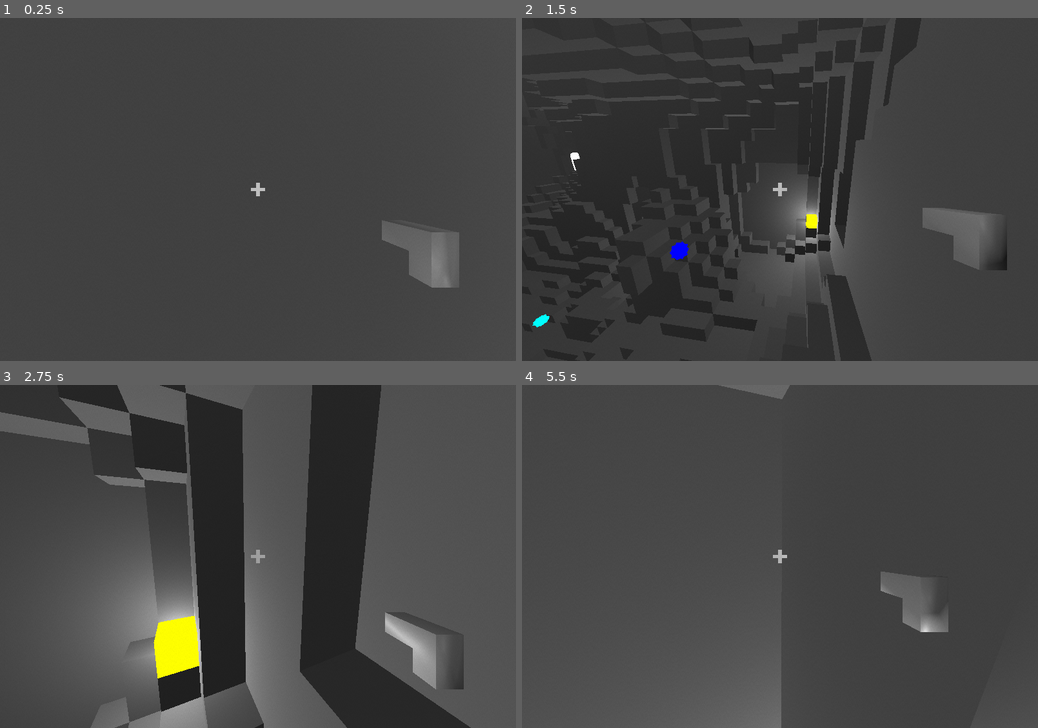
Above: before the commit, frames 1-4 (two rows, left to right).
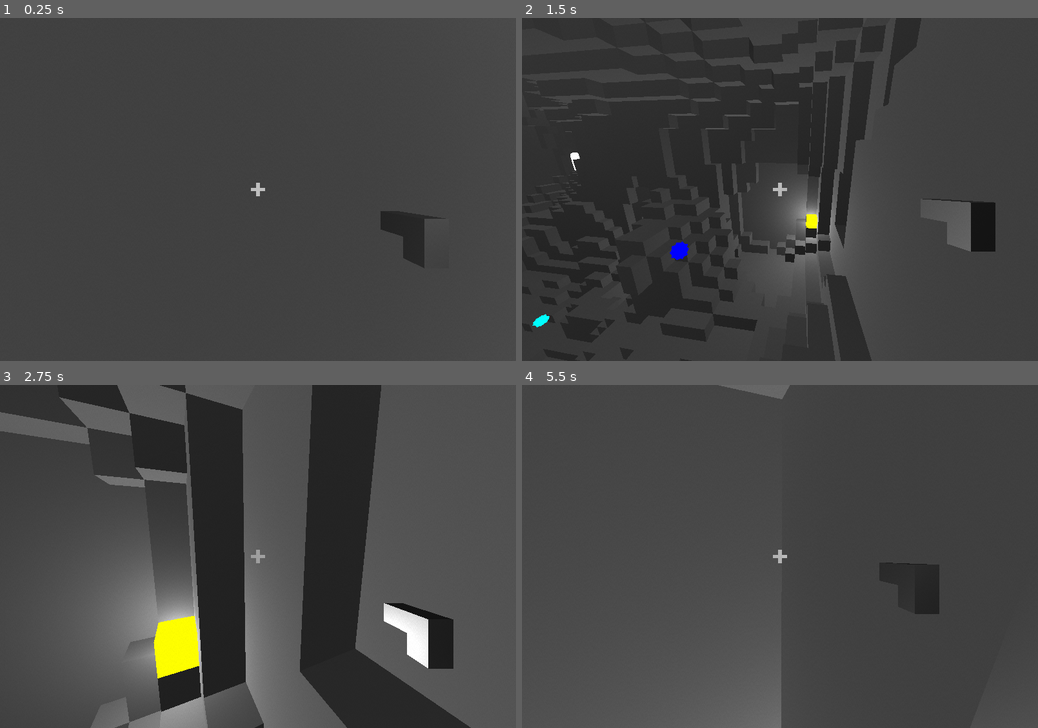
Above: after the commit, the same moments.

Repository: RoquefortCheese/AOU
Game: Godot game, scene res://main.tscn
The game is run twice, just before and just after one commit, with the same random seed, the same clock (stepped at 60 frames per second) and the same inputs. The engine's default icon, where the game draws it, is replaced by a stand-in: a white triangle on a blue panel in a dark square.
Inputs (mouse positions are in pixels of both pictures, inside the frame that each line leads up to):
- Up to frame 1 (0.25 s): no input
- Up to frame 2 (1.5 s): tap Enter at 0.5 s; move the mouse to (893, 172) at 0.52 s; press the mouse at (893, 172) at 0.53 s; hold Right (right) 0.53-1.28 s; tap Space (jump) at 0.77 s; move the mouse to (754, 189) at 1.27 s; release the mouse at (754, 189) at 1.28 s; hold Up (forward) from 1.28 s (still down); right-click (754, 189) at 1.35 s
- Up to frame 3 (2.75 s): keep holding Up (forward); tap Space (jump) at 1.52 s; move the mouse to (268, 549) at 2.02 s; tap Alt at 2.1 s
- Up to frame 4 (5.5 s): keep holding Up (forward); move the mouse to (774, 563) at 2.77 s; tap Shift at 2.85 s; tap Space (jump) at 3.02, 3.77, 4.52 s; move the mouse to (816, 559) at 3.52 s; press the mouse at (816, 559) at 3.53 s; move the mouse to (738, 553) at 4.27 s; release the mouse at (738, 553) at 4.28 s; right-click (738, 553) at 4.35 s; move the mouse to (785, 556) at 5.02 s; tap Alt at 5.1 s

The runs differ from the first frame. In frame 1, 2.2% of the frame differs, in the area x 73-89%, y 56-79%; in frame 2, 1.3%; in frame 3, 2.2%; in frame 4, 1.5%.

Commit message:
finally fixed (and improved) the pistol model

Diff:
--- a/pistol.tscn
+++ b/pistol.tscn
@@ -1,10 +1,10 @@
 [gd_scene format=3 uid="uid://cd55ua6sp41hp"]
 
 [ext_resource type="Script" uid="uid://dum7hxs2t1hc0" path="res://pistol.gd" id="1_08c3m"]
-[ext_resource type="PackedScene" uid="uid://dk3cd5rsdd22k" path="res://pistol.glb" id="2_bttkv"]
+[ext_resource type="PackedScene" uid="uid://behu8hlh1pn0u" path="res://pistol.glb" id="2_bttkv"]
 
 [node name="Pistol" type="Node3D" unique_id=778629940]
 script = ExtResource("1_08c3m")
 
-[node name="PistolModel" parent="." unique_id=740285335 instance=ExtResource("2_bttkv")]
-transform = Transform3D(-5.4639235e-09, 0, -0.125, 0, 0.125, 0, 0.125, 0, -5.4639235e-09, 0.125, 0.375, -0.375)
+[node name="PistolModel" parent="." unique_id=478504501 instance=ExtResource("2_bttkv")]
+transform = Transform3D(-2.0544353e-09, 0, -0.047, 0, 0.047, 0, 0.047, 0, -2.0544353e-09, 0.125, 0.375, -0.375)
Binary file changed: pistol.glb
Not shown, changed: pistol.glb.import
